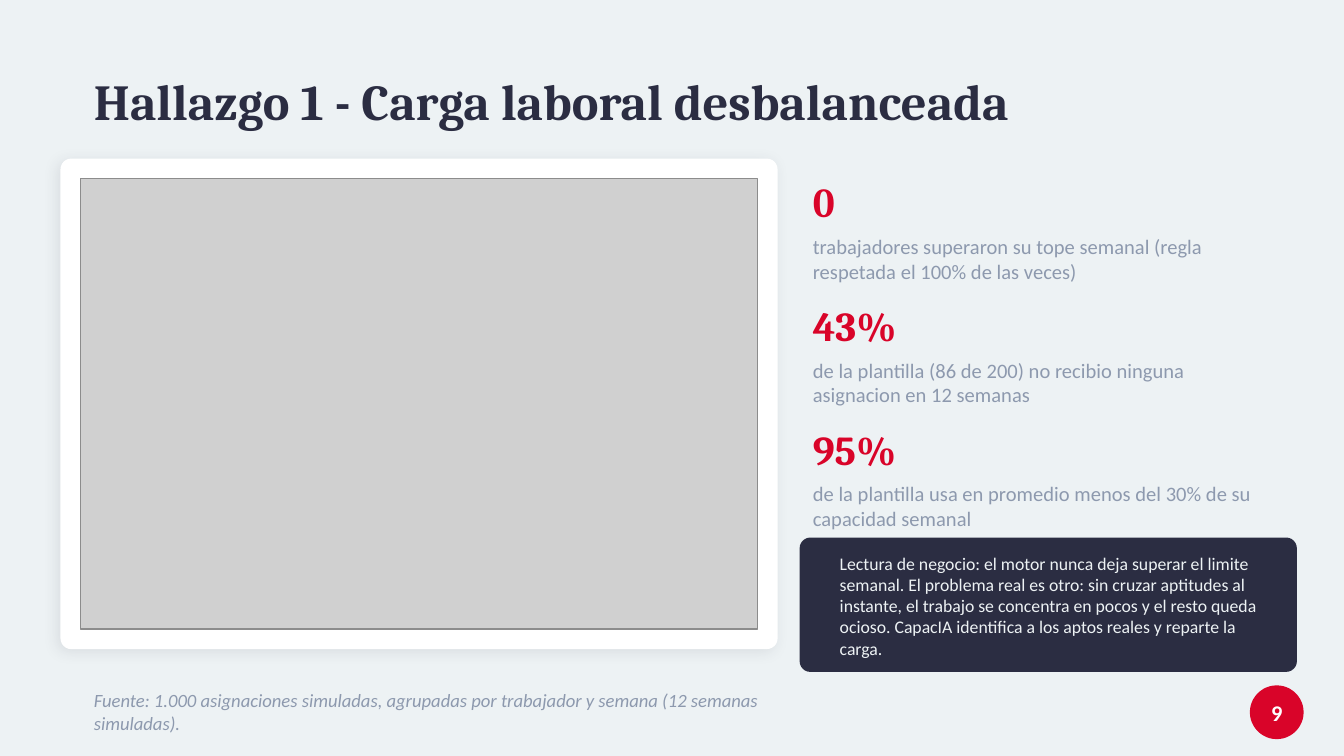
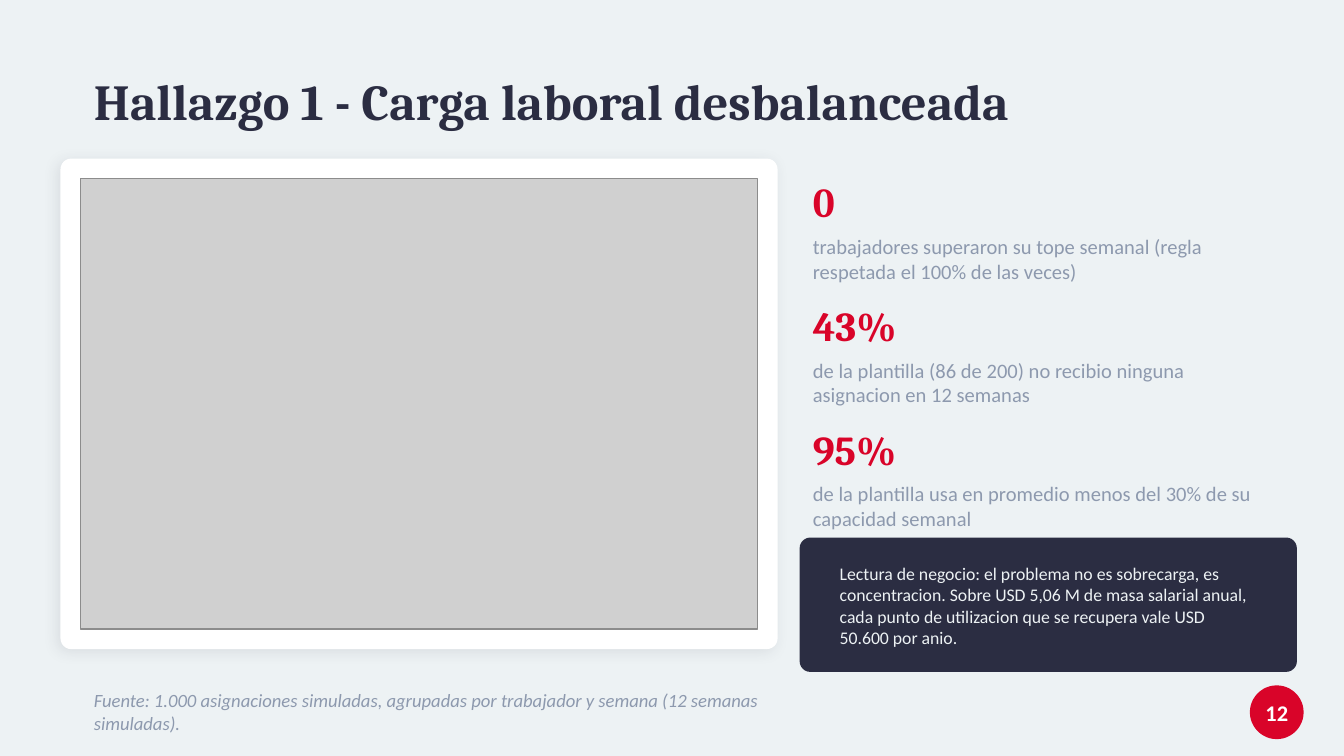
Before and after one commit to tomassalina/tp-gestion-capacidades-inteligente, a slide deck: slide 12 of analisis/presentacion_defensa.pptx (slide 9 before the commit). Drawn at 1344x756 pixels with LibreOffice and Linux fonts; fonts in the diff are those of the drawing; grey boxes stand for pictures. Boxes give left, top, right and bottom in pixels: in the first picture for what was removed or moved away, otherwise in the second. Text is boxed around its words. In the diff, an @@ line names an element or a change of style, - is before the commit and + after.

```diff
--- a/analisis/presentacion_defensa.pptx
+++ b/analisis/presentacion_defensa.pptx
@@ text at [840,567,1247,647]: text changed @@
-Lectura de negocio: el motor nunca deja superar el limite semanal. El problema real es otro: sin cruzar aptitudes al instante, el trabajo se concentra en pocos y el resto queda ocioso. CapacIA identifica a los aptos reales y reparte la carga.
+Lectura de negocio: el problema no es sobrecarga, es concentracion. Sobre USD 5,06 M de masa salarial anual, cada punto de utilizacion que se recupera vale USD 50.600 por anio.
@@ text at [1265,706,1288,721]: text changed @@
-9
+12
```
Also in this commit, not shown: 9 other slides changed, 5 slides added, 2 other files.
